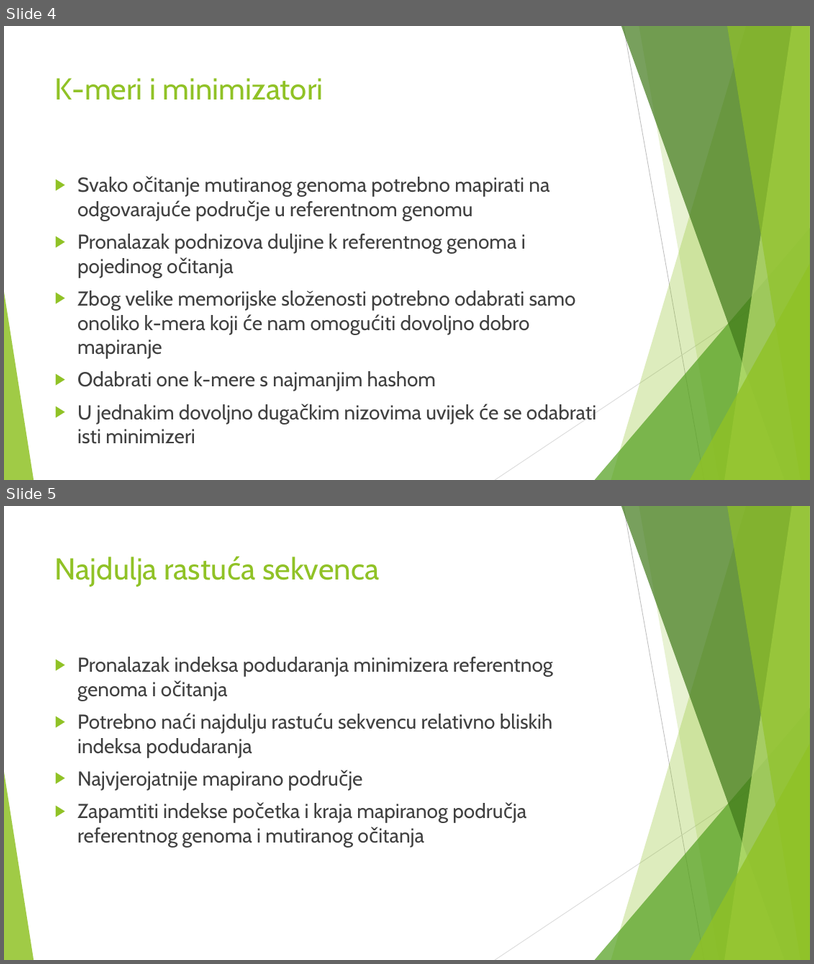
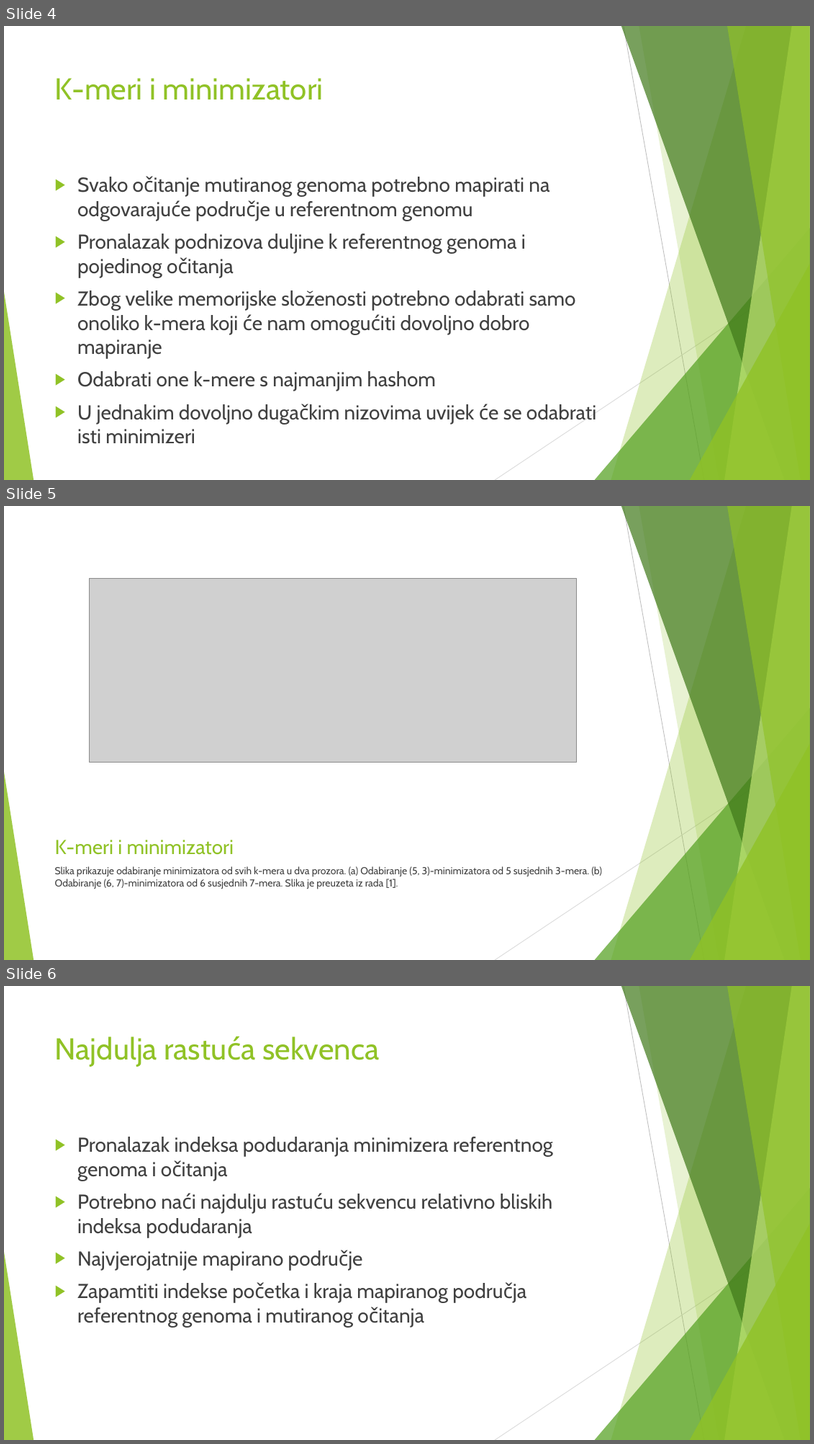
Before and after one commit to luka95/bioinf-mutation-finder, a slide deck: Prezentacija.pptx. Shown one above the other, each under a label of ours: slides 4 and 5 before the commit, slides 4, 5 and 6 after it. The pictures are 814x964 and 814x1444 pixels, drawn with LibreOffice and Linux fonts; fonts in the diff are those of the drawing; grey boxes stand for pictures. Boxes give left, top, right and bottom in pixels: in the first picture for what was removed or moved away, otherwise in the second. Text is boxed around its words. In the diff, an @@ line names an element or a change of style, - is before the commit and + after.

```diff
--- a/Prezentacija.pptx
+++ b/Prezentacija.pptx
@@ slide 5 added at (x1=4, y1=506, x2=810, y2=960), background #FFFFFF; not listed: 10 template elements that a slide beside it also shows @@
@@ picture added at (x1=89, y1=578, x2=577, y2=762) @@
@@ title added at (x1=55, y1=839, x2=234, y2=854), 24 pt, text #90C226 @@
+K-meri i minimizatori
@@ text added at (x1=55, y1=866, x2=602, y2=889), 12 pt, text #404040 @@
+Slika prikazuje odabiranje minimizatora od svih k-mera u dva prozora. (a) Odabiranje (5, 3)-minimizatora od 5 susjednih 3-mera. (b) Odabiranje (6, 7)-minimizatora od 6 susjednih 7-mera. Slika je preuzeta iz rada [1].
@@ what was slide 5 is now slide 6 @@
```
Also in this commit, not shown: 2 other slides added.
